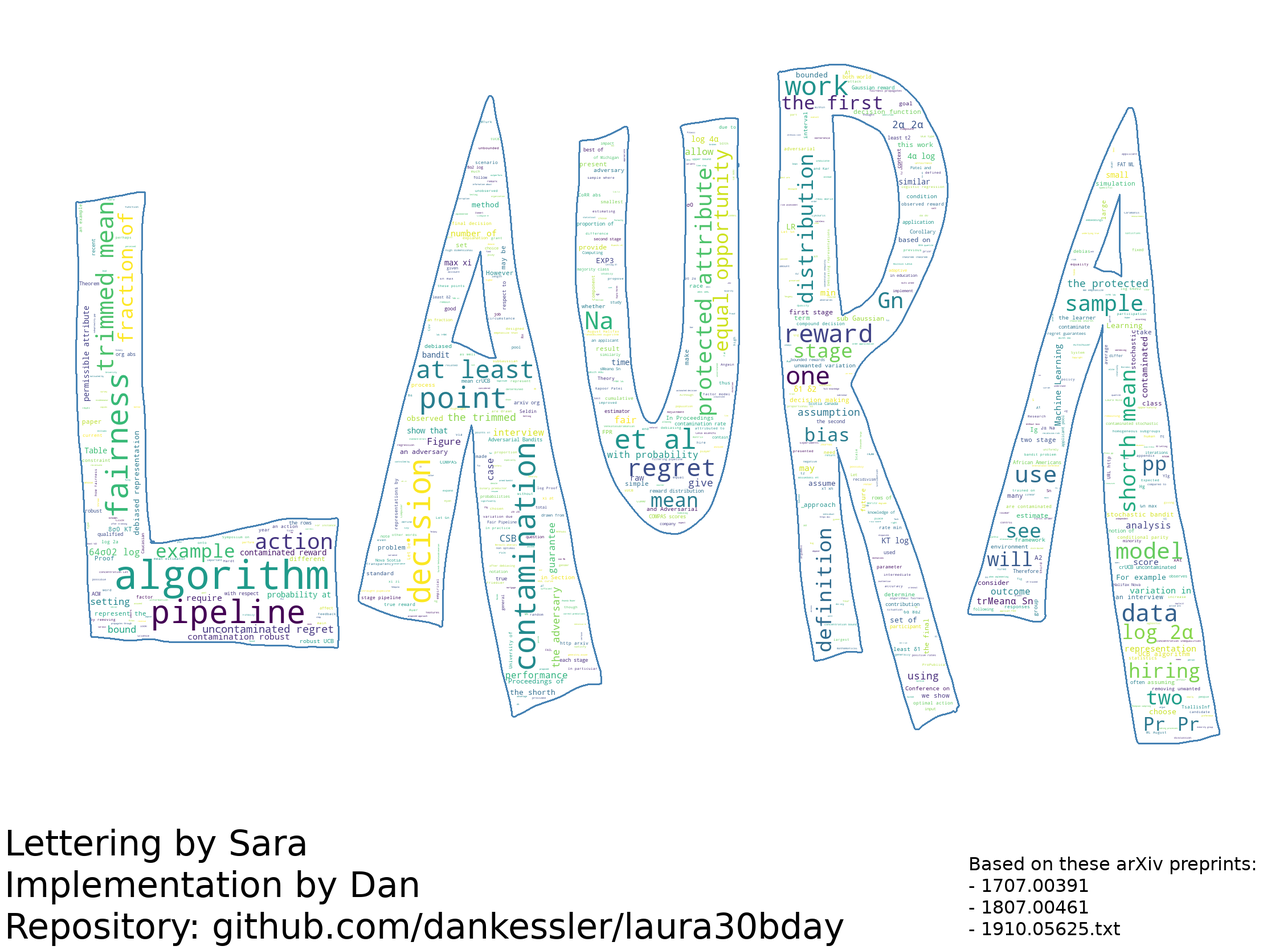
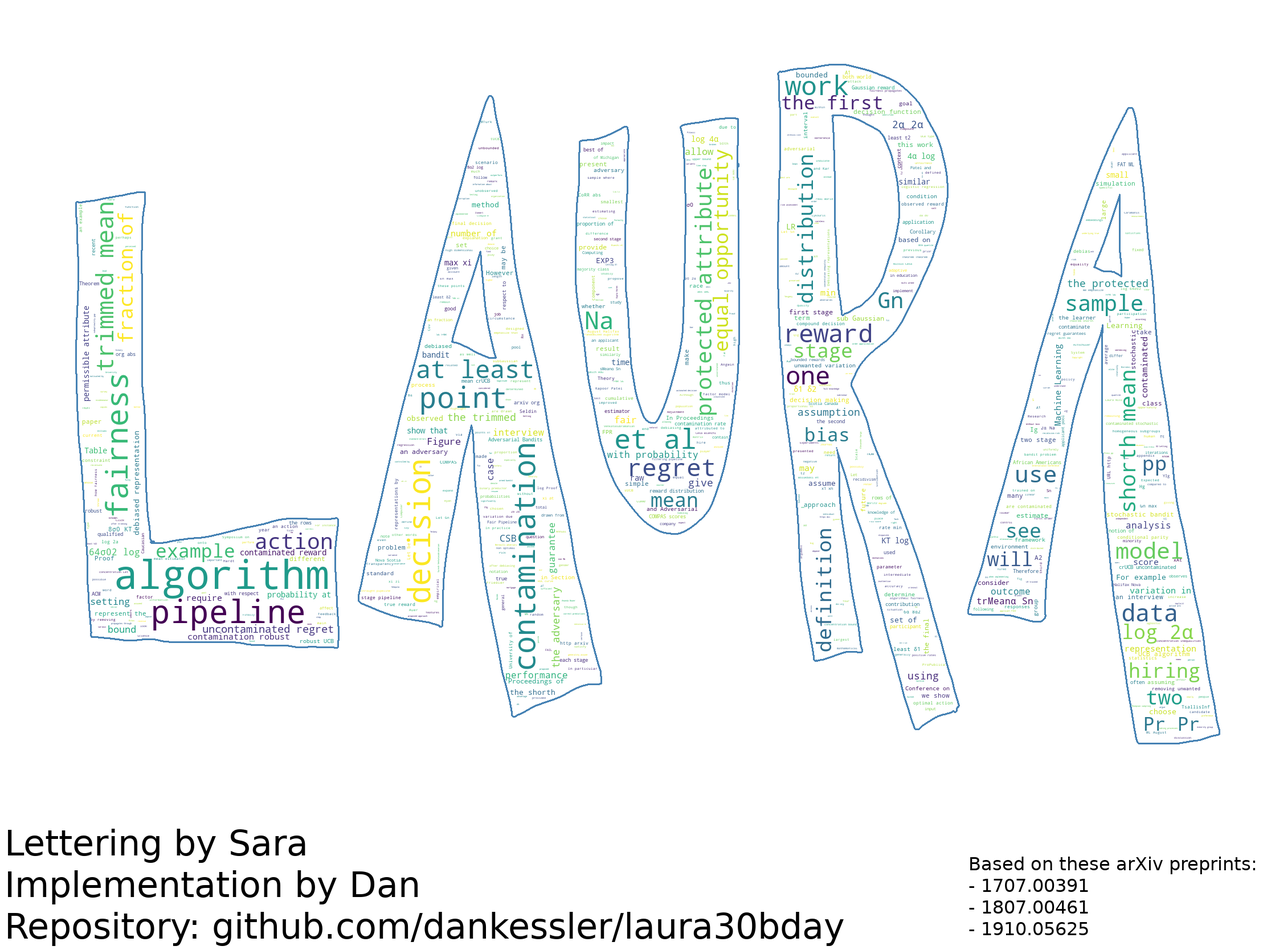
Before/after of a w=1267, h=950 layered artwork. What changed in the layer stack:
painted on "Based on these arXiv preprints..." over [1090, 922, 1120, 936]
